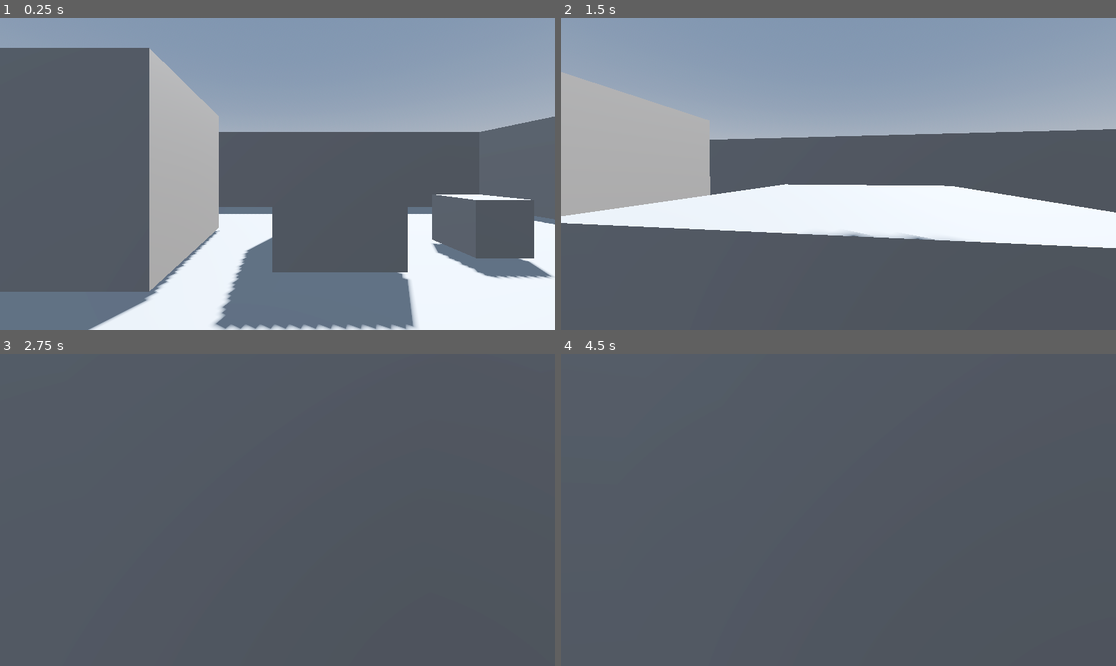
Above: before the commit, frames 1-4 (two rows, left to right).
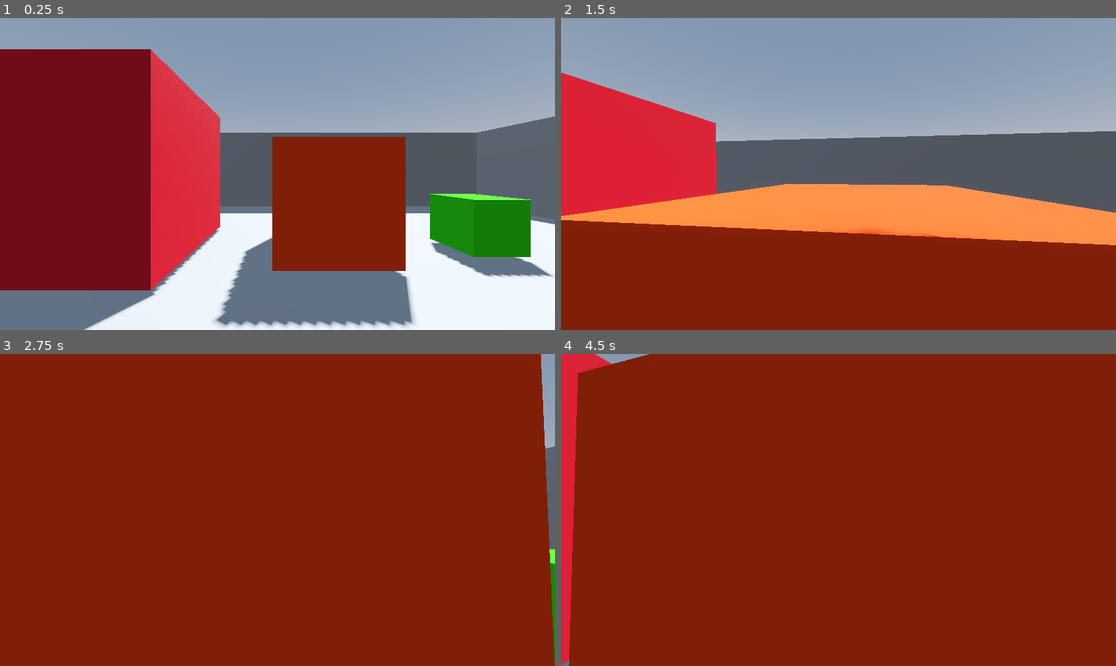
Above: after the commit, the same moments.

Repository: JonathanGzzBen/first-person-character-controller-godot
Game: Godot game, scene res://world.tscn
Two runs of this game, one before a commit and one after it. Both use one fixed random seed, a clock stepped at 60 frames per second and the inputs below.
Inputs (mouse positions are in pixels of both pictures, inside the frame that each line leads up to):
- Up to frame 1 (0.25 s): no input
- Up to frame 2 (1.5 s): tap Enter at 0.5 s; move the mouse to (866, 174) at 0.52 s; hold Shift (sprint) 0.53-1.28 s; hold W (forward) from 0.53 s (still down); tap Space (jump) at 0.77 s; move the mouse to (810, 174) at 1.27 s; tap Shift (sprint) at 1.35 s
- Up to frame 3 (2.75 s): keep holding W (forward); tap Space (jump) at 1.52 s; move the mouse to (288, 503) at 2.02 s; hold Shift (sprint) from 2.03 s (still down)
- Up to frame 4 (4.5 s): keep holding W (forward); move the mouse to (832, 516) at 2.77 s; release Shift (sprint) at 2.78 s; tap Shift (sprint) at 2.85, 4.35 s; tap Space (jump) at 3.02, 3.77 s; move the mouse to (877, 513) at 3.52 s; hold Shift (sprint) 3.53-4.28 s; move the mouse to (794, 506) at 4.27 s

The runs differ from the first frame. In frame 1, 44% of the frame differs, in the area x 0-100%, y 9-100%; in frame 2, 53%; in frame 3, 100%; in frame 4, 100%, in the area x 0-100%, y 0-100%.

Commit message:
Add FOV change and color obstacles

Diff:
--- a/player.gd
+++ b/player.gd
@@ -7,6 +7,8 @@
 const CAMERA_SENSITIVITY = 0.0025
 const BOB_FREQ = 2.0
 const BOB_AMP = 0.08
+const BASE_FOV = 75.0
+const FOV_CHANGE = 1.5
 
 var speed: float = WALK_SPEED
 var t_bob: float = 0.0
@@ -56,6 +58,10 @@
 	t_bob += delta * velocity.length() * float(is_on_floor())
 	camera.transform.origin = _headbob(t_bob)
 
+	# FOV
+	var target_fov = BASE_FOV + FOV_CHANGE * clamp(velocity.length(), 0.5, SPRINT_SPEED * 2.0)
+	camera.fov = lerp(camera.fov, target_fov, delta * 8.0)
+
 	move_and_slide()
 
 func _headbob(time) -> Vector3:
--- a/world.tscn
+++ b/world.tscn
@@ -19,6 +19,15 @@
 
 [sub_resource type="ConvexPolygonShape3D" id="ConvexPolygonShape3D_tlwt5"]
 points = PackedVector3Array(-0.125207, -0.532801, -0.480507, 0.0227831, 0.47607, 0.498884, 0.169713, 0.559144, 0.464172 …(924 unchanged characters)…
+
+[sub_resource type="StandardMaterial3D" id="StandardMaterial3D_f3sb7"]
+albedo_color = Color(0.773827, 0.0922445, 0.171333, 1)
+
+[sub_resource type="StandardMaterial3D" id="StandardMaterial3D_fj7yv"]
+albedo_color = Color(0.866893, 0.243473, 1.92523e-07, 1)
+
+[sub_resource type="StandardMaterial3D" id="StandardMaterial3D_tlwt5"]
+albedo_color = Color(0.184333, 0.79, 0, 1)
 
 [node name="World" type="Node3D"]
 
@@ -53,14 +62,17 @@
 
 [node name="CSGBox3D" type="CSGBox3D" parent="Obstacles"]
 transform = Transform3D(3, 0, 0, 0, 3, 0, 0, 0, 3, -3, 0, -4)
+material_override = SubResource("StandardMaterial3D_f3sb7")
 use_collision = true
 
 [node name="CSGBox3D2" type="CSGBox3D" parent="Obstacles"]
 transform = Transform3D(2, 0, 0, 0, 2, 0, 0, 0, 2, 1, -0.5, -4)
+material_override = SubResource("StandardMaterial3D_fj7yv")
 use_collision = true
 
 [node name="CSGBox3D3" type="CSGBox3D" parent="Obstacles"]
 transform = Transform3D(1, 0, 0, 0, 1, 0, 0, 0, 1, 4, -1, -4)
+material_override = SubResource("StandardMaterial3D_tlwt5")
 use_collision = true
 
 [node name="Walls" type="Node3D" parent="."]
Not shown: 1 places in world.tscn that only renumber resources
